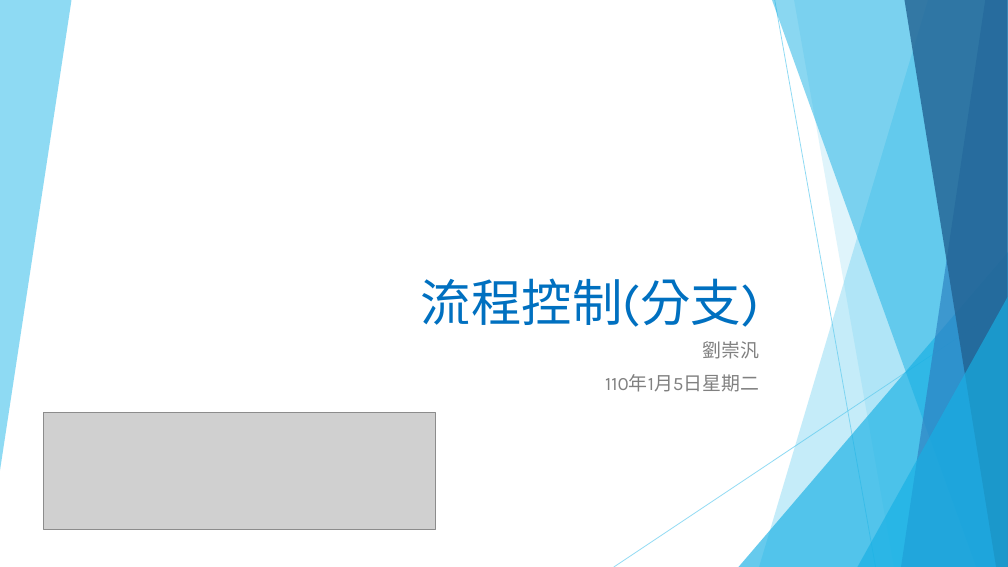
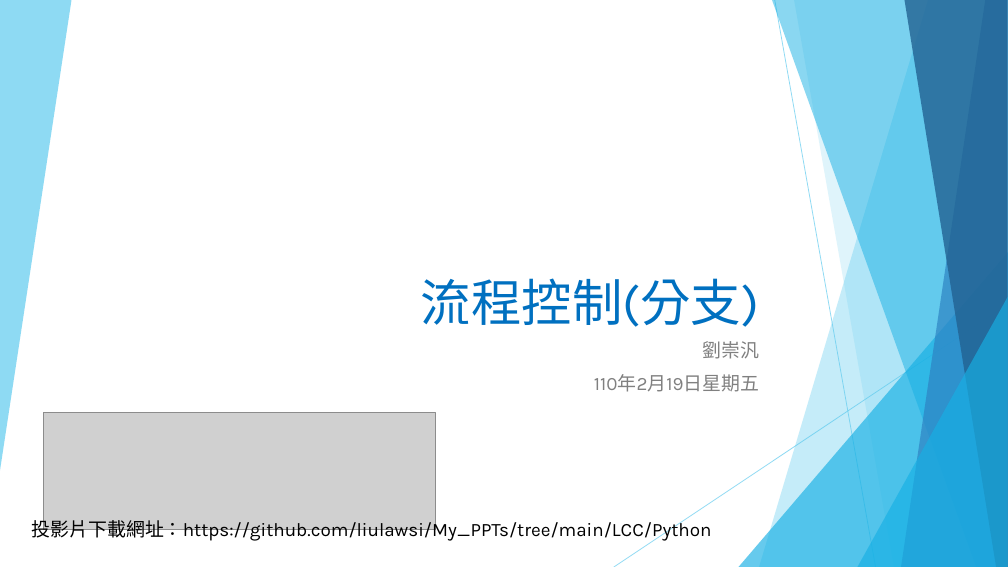
Before and after one commit to liulawsi/My_PPTs, a slide deck: slide 1 of LCC/Python/03_流程控制(分支).pptx. Drawn at 1008x567 pixels with LibreOffice and Linux fonts; fonts in the diff are those of the drawing; grey boxes stand for pictures. Boxes give left, top, right and bottom in pixels: in the first picture for what was removed or moved away, otherwise in the second. Text is boxed around its words. In the diff, an @@ line names an element or a change of style, - is before the commit and + after.

```diff
--- a/LCC/Python/03_流程控制(分支).pptx
+++ b/LCC/Python/03_流程控制(分支).pptx
@@ subtitle at box(594, 374, 759, 392): text changed @@
-110年1月5日星期二
+110年2月19日星期五
@@ text added at box(32, 517, 712, 542), 18 pt, text #000000 @@
+投影片下載網址：https://github.com/liulawsi/My_PPTs/tree/main/LCC/Python
```
Also in this commit, not shown: 1 other slide changed, 5 other files.
